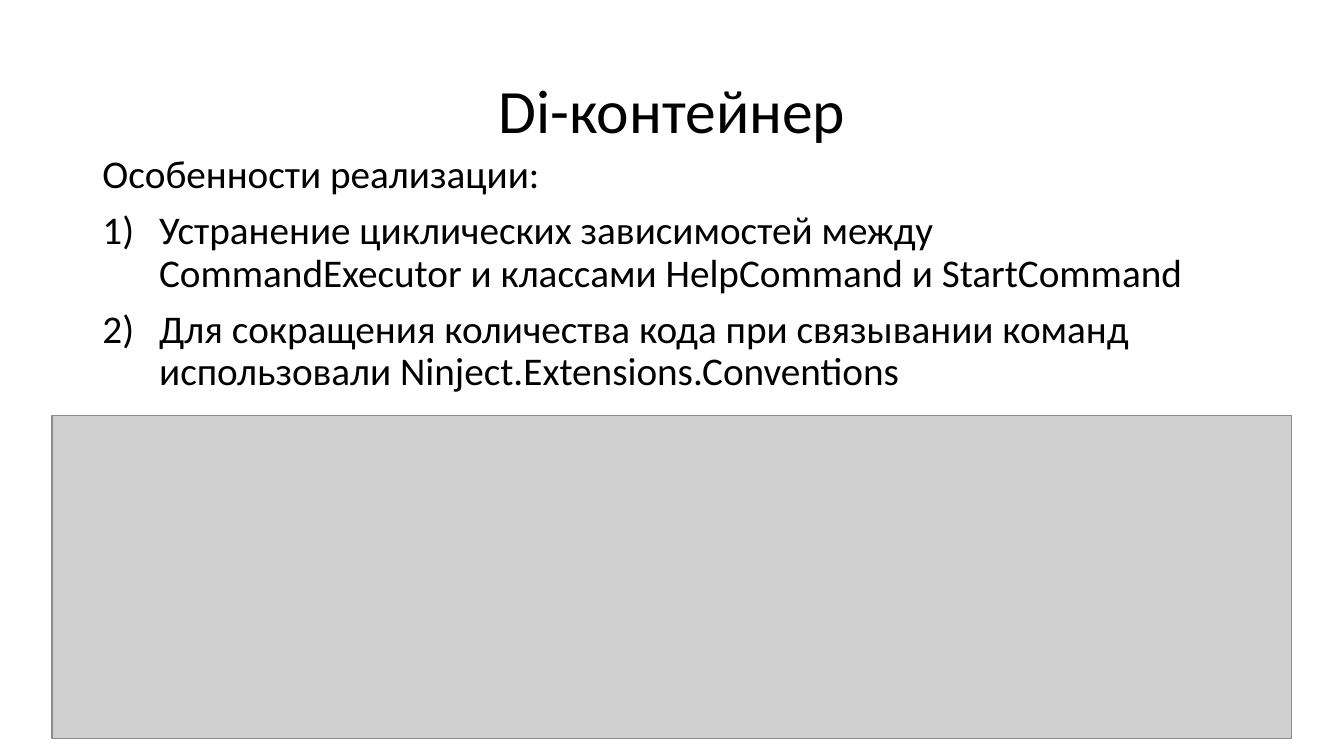
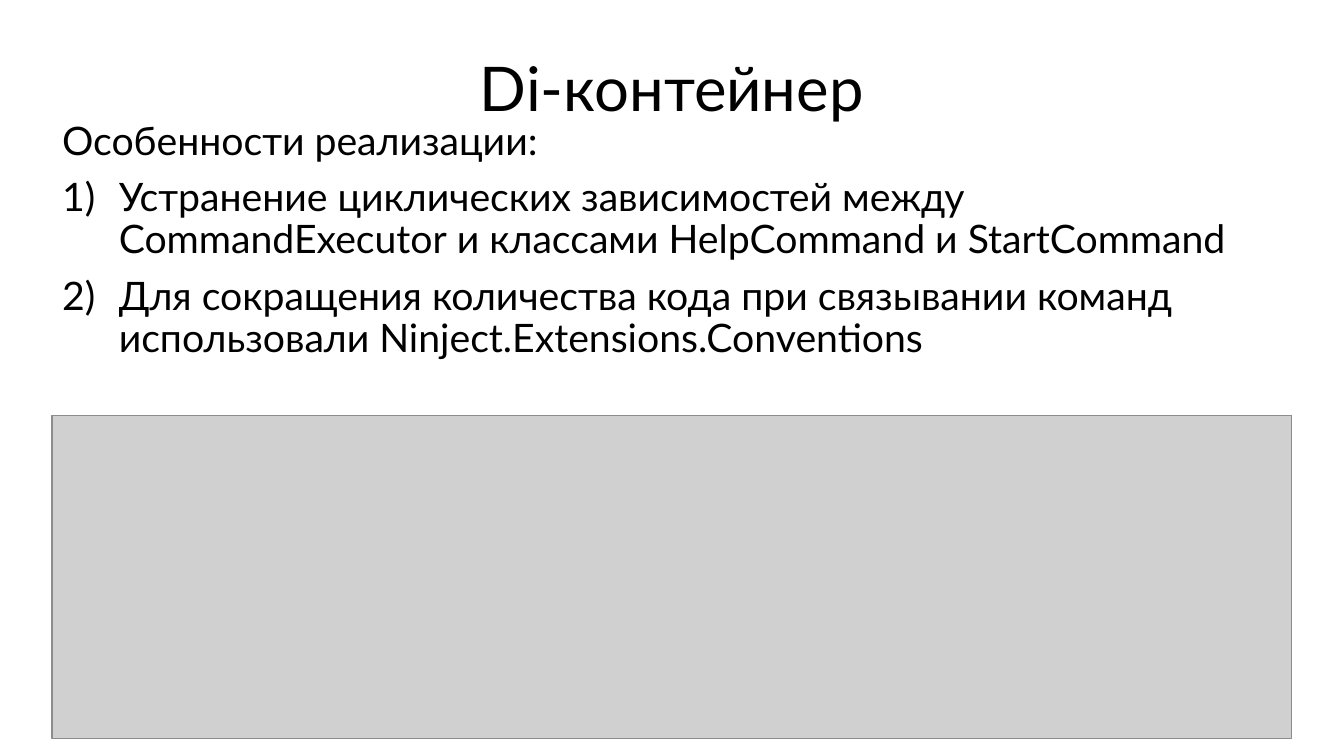
Before and after one commit to alexSatov/CinemaGuideBot, a slide deck: slide 8 of Telegram бот.pptx (slide 7 before the commit). Drawn at 1344x756 pixels with LibreOffice and Linux fonts; fonts in the diff are those of the drawing; grey boxes stand for pictures. Boxes give left, top, right and bottom in pixels: in the first picture for what was removed or moved away, otherwise in the second. Text is boxed around its words. In the diff, an @@ line names an element or a change of style, - is before the commit and + after.

```diff
--- a/Telegram бот.pptx
+++ b/Telegram бот.pptx
@@ title "Di-контейнер" moved from (x1=498, y1=90, x2=845, y2=143) to (x1=480, y1=66, x2=864, y2=122) @@
@@ title "Di-контейнер" at (x1=480, y1=66, x2=864, y2=122): font Calibri to Lato @@
@@ text "Особенности реализации:" at (x1=62, y1=126, x2=1226, y2=359): font Calibri to Lato @@
@@ text "Особенности реализации:" moved from (x1=102, y1=161, x2=1182, y2=392) to (x1=62, y1=126, x2=1226, y2=359) @@
```
Also in this commit, not shown: 2 other slides changed, 1 slide added, 1 slide removed, 2 other files.
